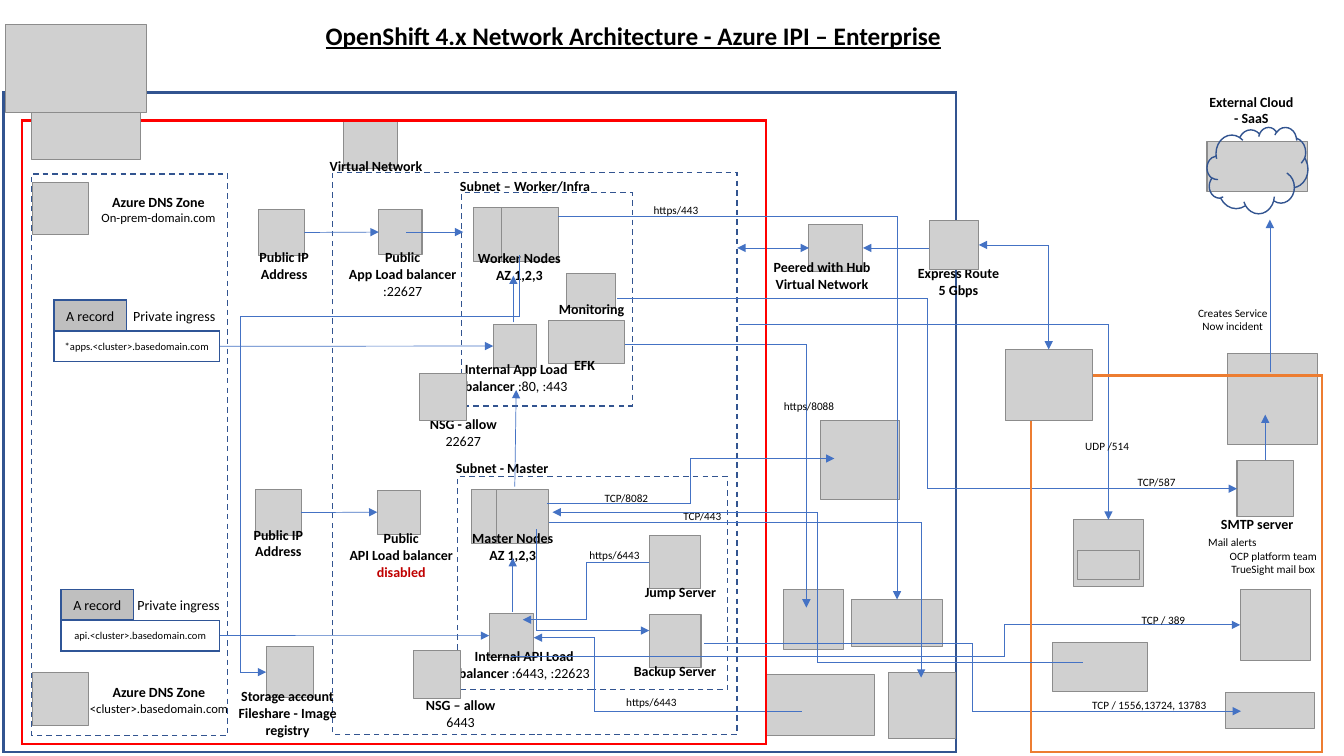
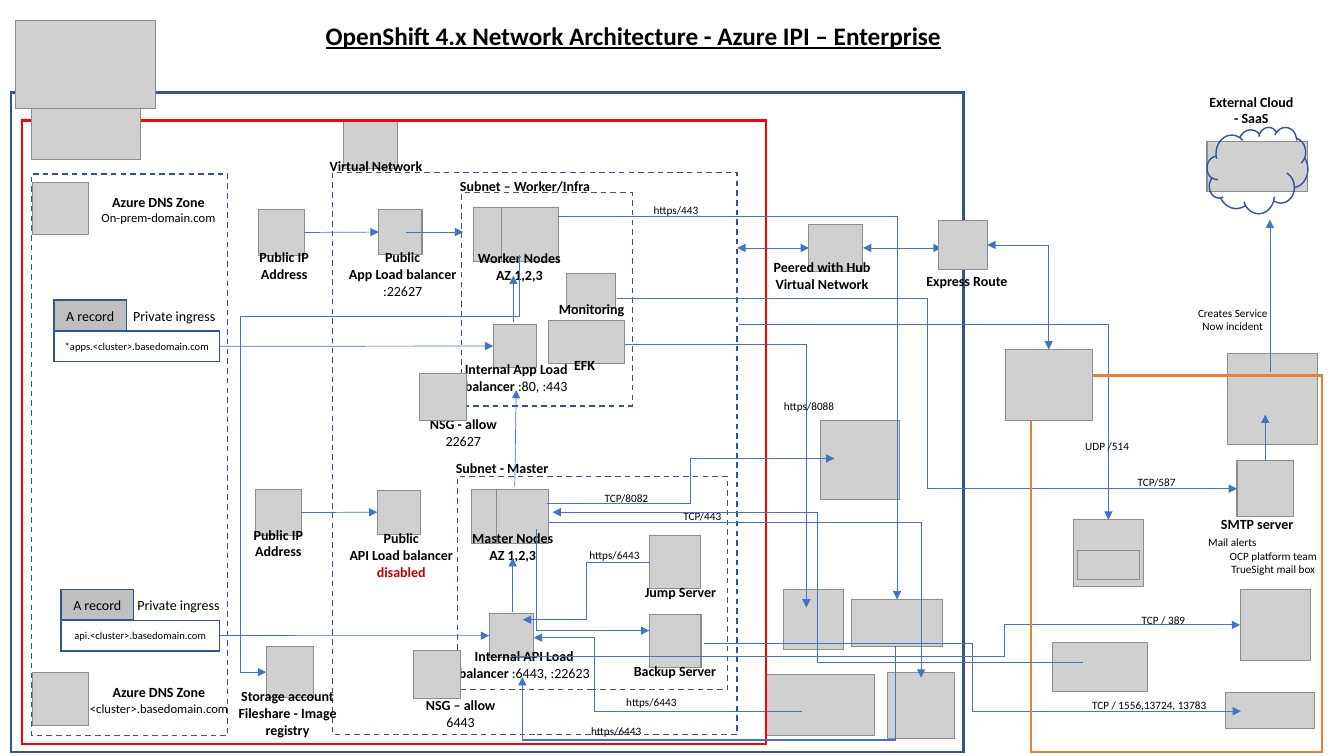
Before and after one commit to abhinabsarkar/ocp4.x, a slide deck: slide 2 of images/OCP 4.x Azure.pptx. Drawn at 1344x756 pixels with LibreOffice and Linux fonts; fonts in the diff are those of the drawing; grey boxes stand for pictures. Boxes give left, top, right and bottom in pixels: in the first picture for what was removed or moved away, otherwise in the second. Text is boxed around its words. In the diff, an @@ line names an element or a change of style, - is before the commit and + after.

```diff
--- a/images/OCP 4.x Azure.pptx
+++ b/images/OCP 4.x Azure.pptx
@@ picture: place and size @@
-picture at bbox=[6, 25, 146, 113]
+picture at bbox=[15, 21, 155, 109]
@@ rectangle: place and size @@
-rectangle at bbox=[4, 93, 957, 752]
+rectangle at bbox=[11, 93, 964, 752]
@@ picture: place and size @@
-picture at bbox=[931, 221, 979, 269]
+picture at bbox=[939, 221, 987, 269]
@@ text "Express Route": place and size @@
-text "Express Route" at bbox=[918, 266, 999, 299]
+text "Express Route" at bbox=[926, 275, 1007, 291]
@@ elbow double arrow moved from (979, 245) - (1049, 350) to (987, 245) - (1049, 350) @@
@@ text at bbox=[939, 283, 978, 299]: paragraph removed @@
-5 Gbps
@@ elbow arrow added from (895, 646) to (522, 678), #4472C4 1 pt @@
@@ text added at bbox=[591, 727, 641, 737], 8 pt, text #000000 @@
+https/6443
```
Also in this commit, not shown: 1 slide added, 3 other files.
